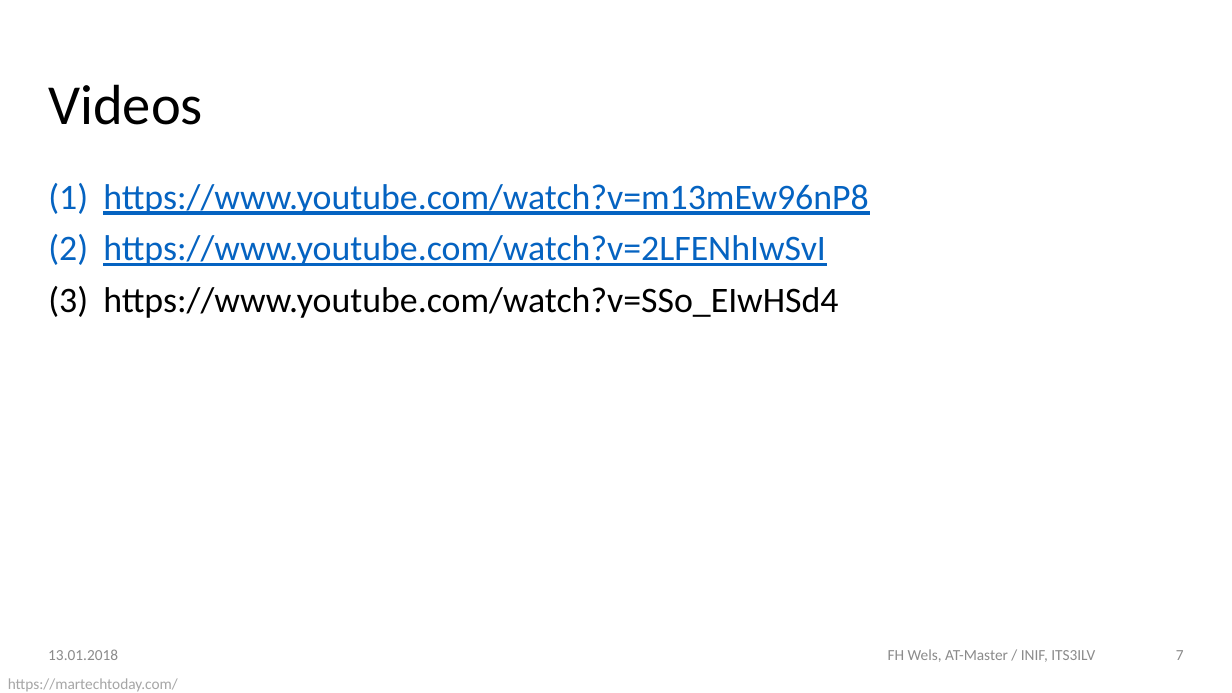
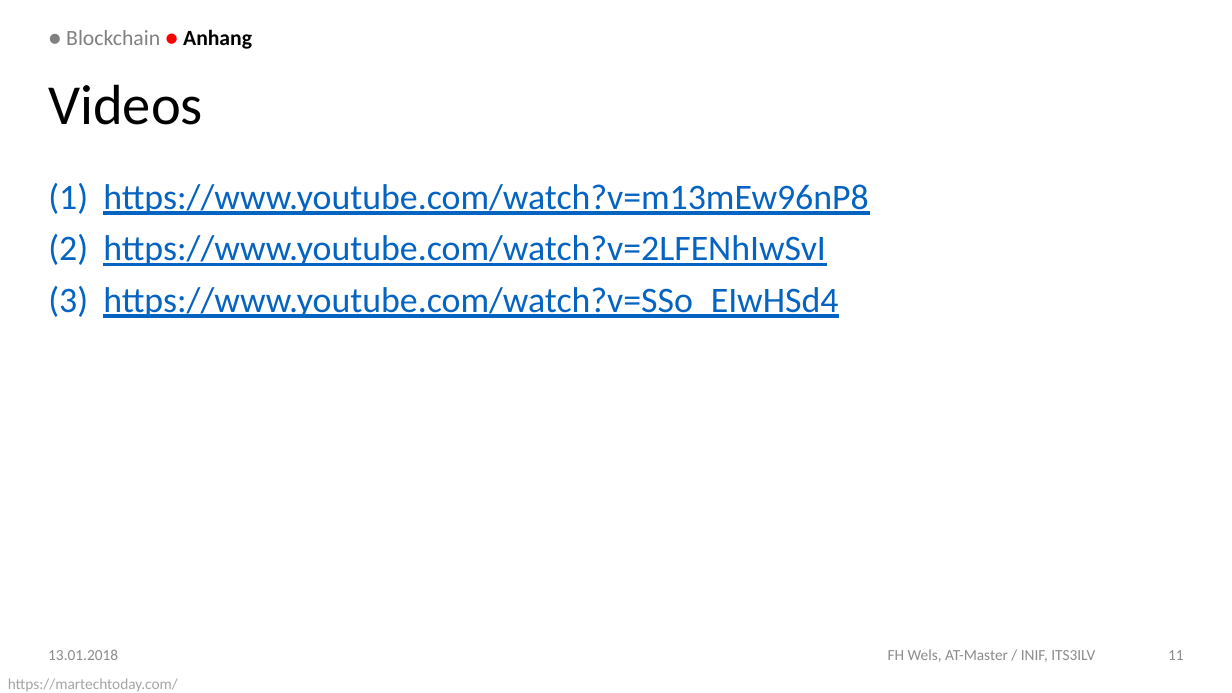
Before and after one commit to DoSchoe/ITS, a slide deck: slide 11 of Präsentation/Blockchain – Technologie.pptx (slide 7 before the commit). Drawn at 1232x693 pixels with LibreOffice and Linux fonts; fonts in the diff are those of the drawing; background and template pictures are left out. Boxes give left, top, right and bottom in pixels: in the first picture for what was removed or moved away, otherwise in the second. Text is boxed around its words. In the diff, an @@ line names an element or a change of style, - is before the commit and + after.

```diff
--- a/Präsentation/Blockchain – Technologie.pptx
+++ b/Präsentation/Blockchain – Technologie.pptx
@@ text added at [66,29,252,49], 16 pt, text #808080 @@
+● Blockchain ● Anhang
@@ text at [103,287,838,318]: text colour #000000 to #0563C1, underline on in "https://www.youtube.com/watch?v=SSo_EIwHSd4" @@
@@ page number at [1168,650,1184,660]: text changed @@
-7
+11
```
Also in this commit, not shown: 5 other slides changed, 4 slides added, 2 other files.
